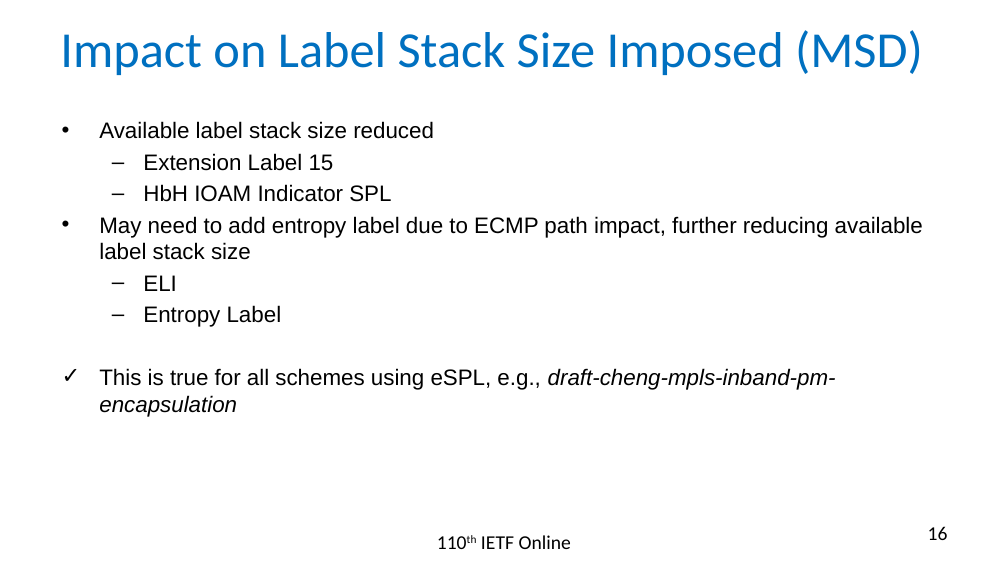
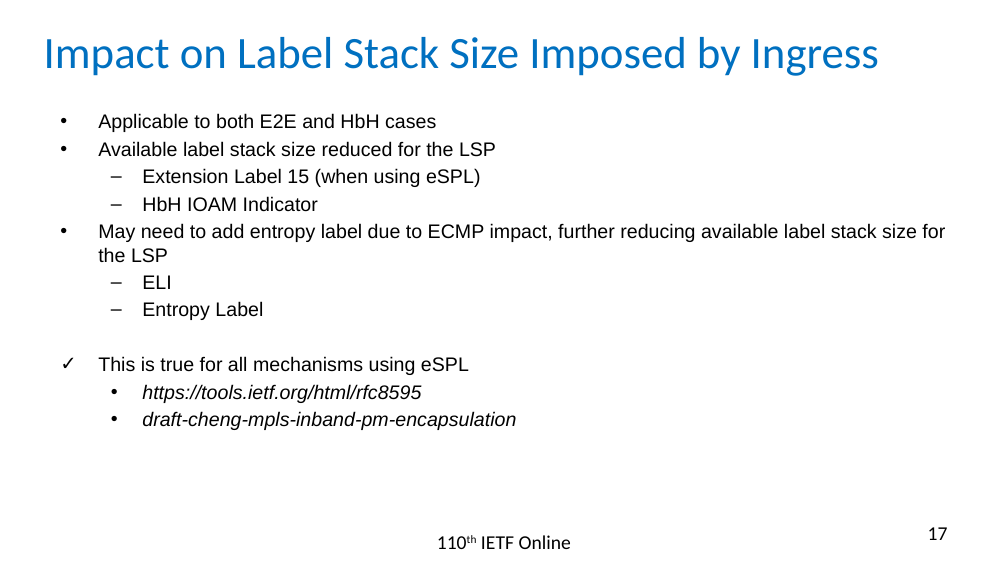
Before and after one commit to rakgandhi/ietf-slides, a slide deck: slide 17 of draft-gandhi-mpls-ioam-sr-05.pptx (slide 16 before the commit). Drawn at 1008x567 pixels with LibreOffice and Linux fonts; fonts in the diff are those of the drawing. Boxes give left, top, right and bottom in pixels: in the first picture for what was removed or moved away, otherwise in the second. Text is boxed around its words. In the diff, an @@ line names an element or a change of style, - is before the commit and + after.

```diff
--- a/draft-gandhi-mpls-ioam-sr-05.pptx
+++ b/draft-gandhi-mpls-ioam-sr-05.pptx
@@ title at (x1=44, y1=37, x2=879, y2=76): text changed; size 36 to 32 pt @@
-Impact on Label Stack Size Imposed (MSD)
+Impact on Label Stack Size Imposed by Ingress
@@ text "Applicable to both E2E and ..." moved from (x1=99, y1=121, x2=923, y2=417) to (x1=98, y1=113, x2=945, y2=430) @@
@@ text at (x1=98, y1=113, x2=945, y2=263): text changed; size 16 to 14 pt @@
-• Available label stack size reduced
-  – Extension Label 15
-  – HbH IOAM Indicator SPL
-• May need to add entropy label due to ECMP path impact, further reducing available label stack size
+• Applicable to both E2E and HbH cases
+• Available label stack size reduced for the LSP
+  – Extension Label 15 (when using eSPL)
+  – HbH IOAM Indicator
+• May need to add entropy label due to ECMP impact, further reducing available label stack size for the LSP
@@ text at (x1=142, y1=275, x2=263, y2=320): size 16 to 14 pt in "ELI", "Entropy Label" @@
@@ text at (x1=98, y1=356, x2=516, y2=430): text changed; size 16 to 14 pt @@
-✓ This is true for all schemes using eSPL, e.g., draft-cheng-mpls-inband-pm-encapsulation
+✓ This is true for all mechanisms using eSPL
+  • https://tools.ietf.org/html/rfc8595
+  • draft-cheng-mpls-inband-pm-encapsulation
@@ page number at (x1=928, y1=527, x2=948, y2=540): text changed @@
-16
+17
```
Also in this commit, not shown: 7 other slides changed, 1 other file.
